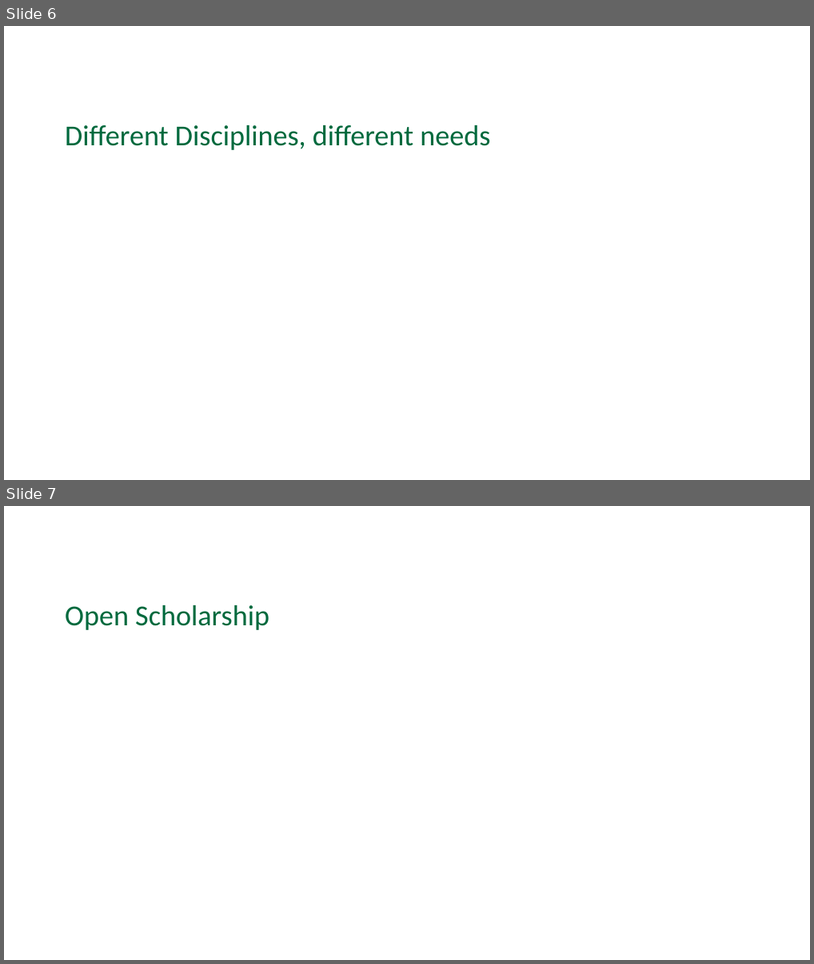
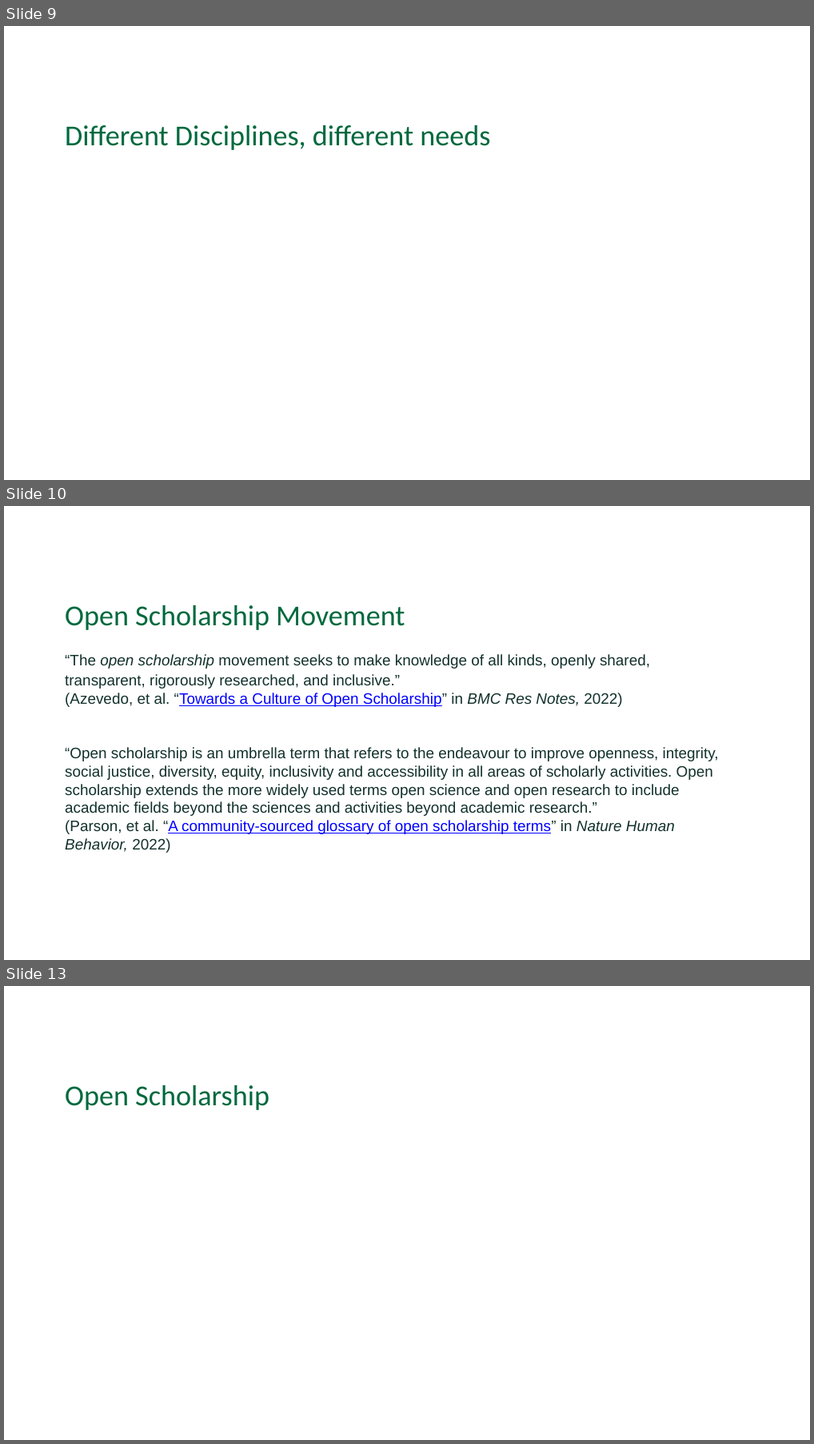
Before and after one commit to Dartmouth-Libraries/r_research-fundamentals_ws, a slide deck: slides/04a_Computation-Research_Best-Practices.pptx. Shown one above the other, each under a label of ours: slides 6 and 7 before the commit, slides 9, 10 and 13 after it; the slides between them are not shown. The pictures are 814x964 and 814x1444 pixels, drawn with LibreOffice and Linux fonts; fonts in the diff are those of the drawing; background and template pictures are left out. Boxes give left, top, right and bottom in pixels: in the first picture for what was removed or moved away, otherwise in the second. Text is boxed around its words. In the diff, an @@ line names an element or a change of style, - is before the commit and + after.

```diff
--- a/slides/04a_Computation-Research_Best-Practices.pptx
+++ b/slides/04a_Computation-Research_Best-Practices.pptx
@@ slide 10 added at (4, 506, 810, 960), background #FFFFFF @@
@@ text added at (65, 605, 405, 630), 34.5 pt, text #00693D @@
+Open Scholarship Movement
@@ text added at (65, 654, 719, 852), 18 pt, text #12312B @@
+“The open scholarship movement seeks to make knowledge of all kinds, openly shared, transparent, rigorously researched, and inclusive.”
+(Azevedo, et al. “Towards a Culture of Open Scholarship” in BMC Res Notes, 2022)
+“Open scholarship is an umbrella term that refers to the endeavour to improve openness, integrity, social justice, diversity, equity, inclusivity and accessibility in all areas of scholarly activities. Open scholarship extends the more widely used terms open science and open research to include academic fields beyond the sciences and activities beyond academic research.”
+(Parson, et al. “A community-sourced glossary of open scholarship terms” in Nature Human Behavior, 2022)
@@ what was slide 6 is now slide 9 @@
@@ what was slide 7 is now slide 13 @@
```
Also in this commit, not shown: 1 slide changed, 6 other slides added, 1 other file.
